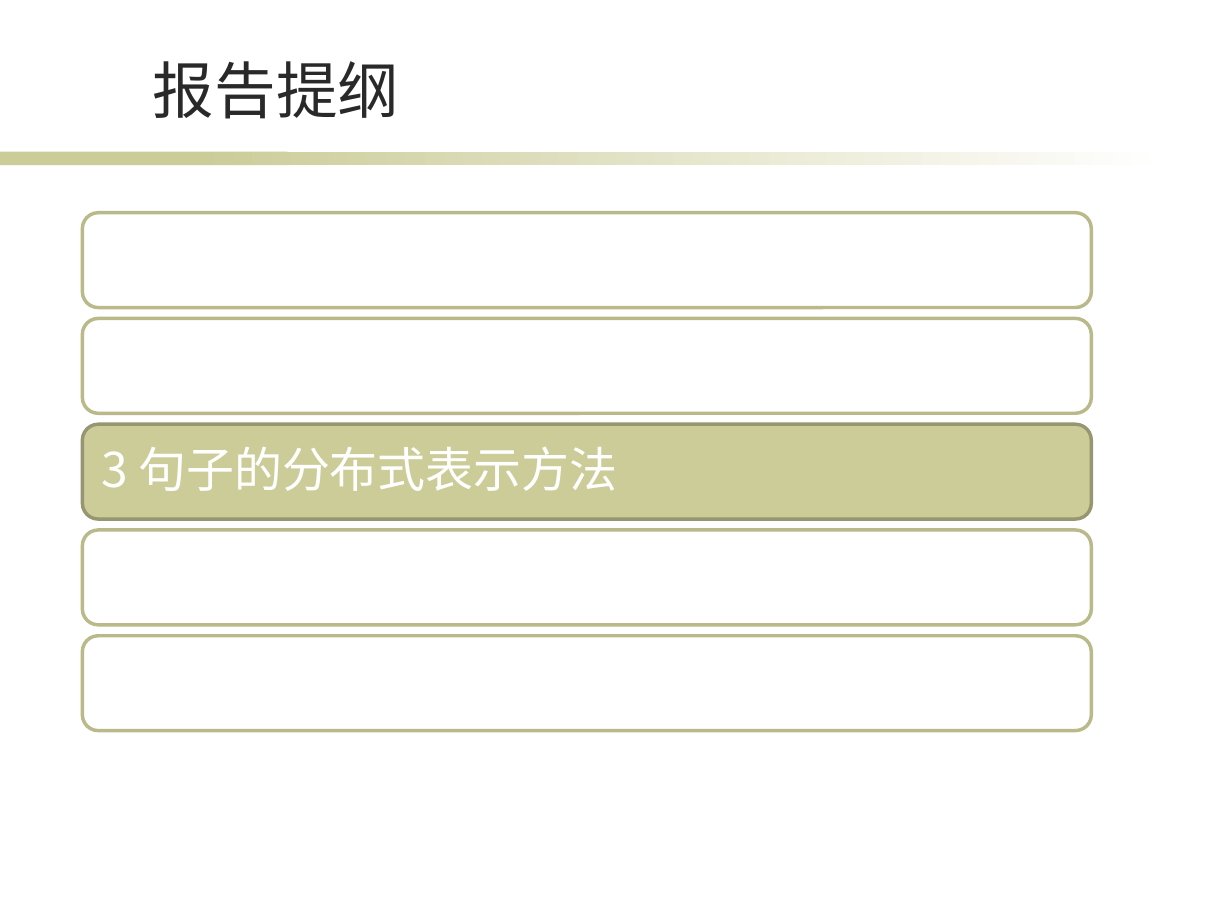
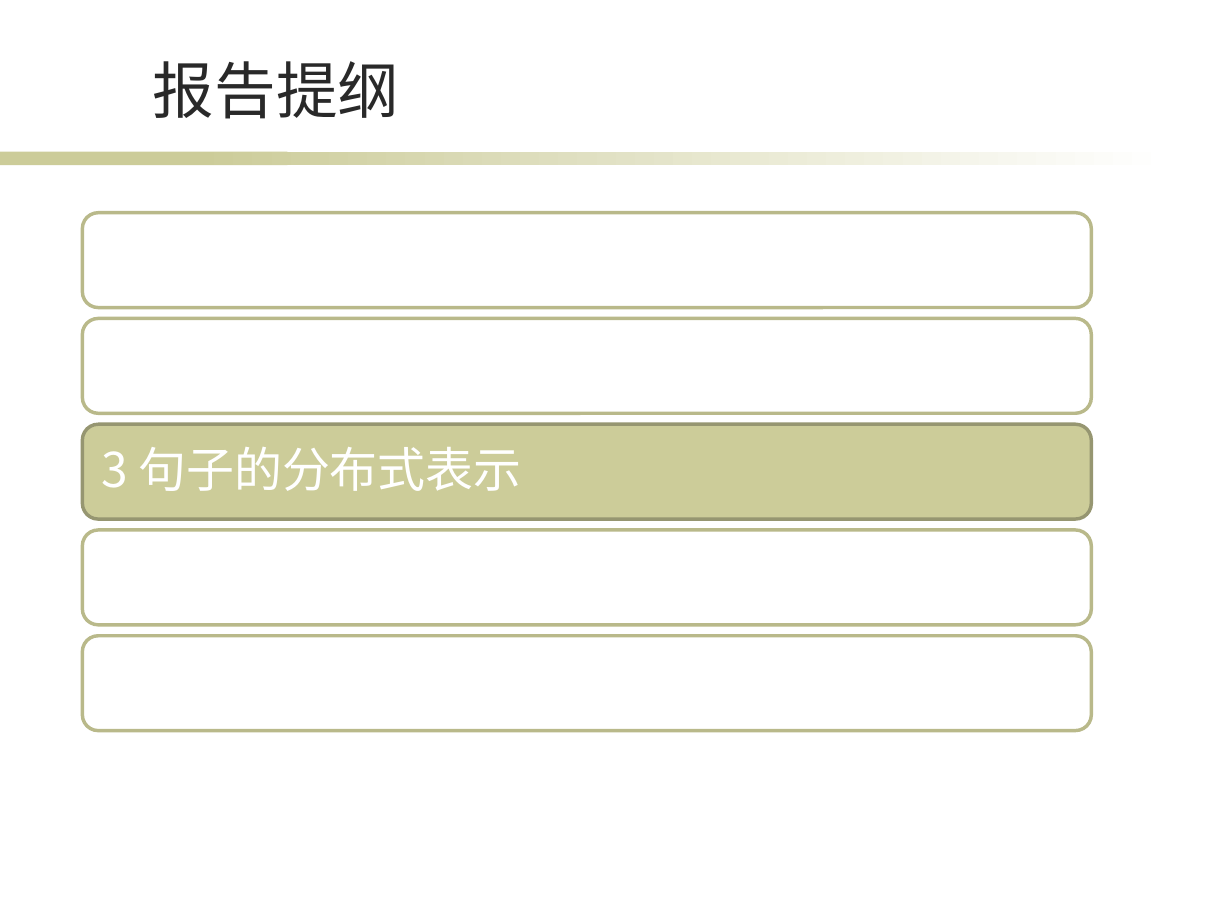
Before and after one commit to wqpod2g/paper, a slide deck: slide 10 of 毕业答辩ppt.pptx (slide 9 before the commit). Drawn at 1232x924 pixels with LibreOffice and Linux fonts; fonts in the diff are those of the drawing; background and template pictures are left out. Boxes give left, top, right and bottom in pixels: in the first picture for what was removed or moved away, otherwise in the second. Text is boxed around its words. In the diff, an @@ line names an element or a change of style, - is before the commit and + after.

```diff
--- a/毕业答辩ppt.pptx
+++ b/毕业答辩ppt.pptx
@@ text at bbox=[101, 447, 522, 491]: text changed @@
-3 句子的分布式表示方法
+3 句子的分布式表示
```
Also in this commit, not shown: 13 other slides changed, 4 slides added, 4 slides removed, 1 other file.
